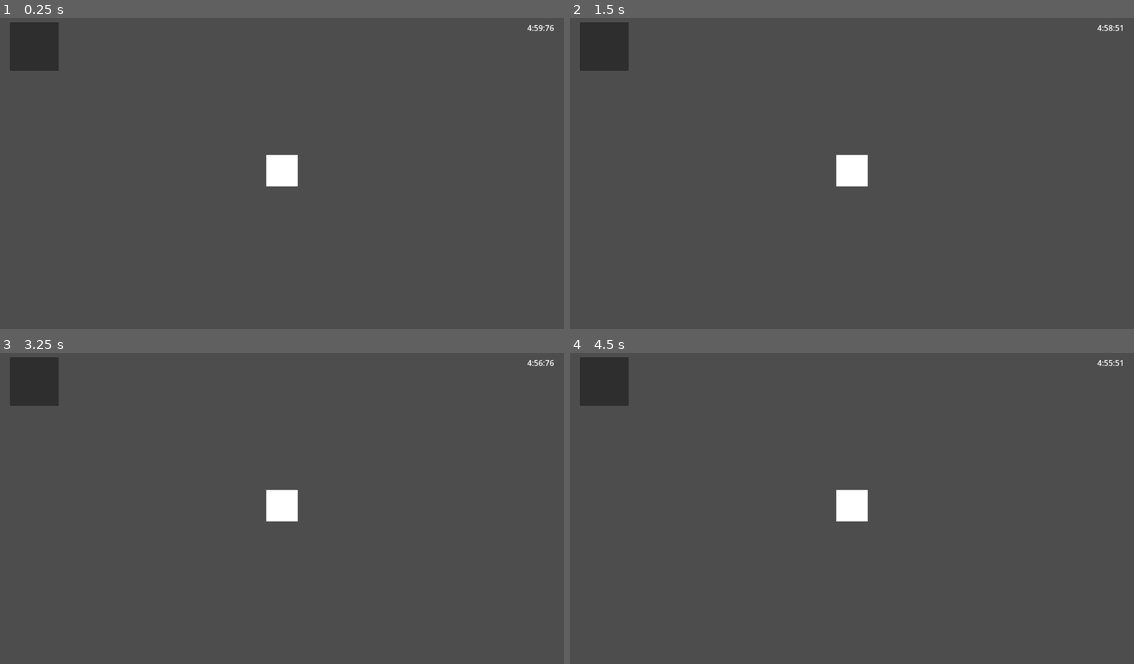
Above: before the commit, frames 1-4 (two rows, left to right).
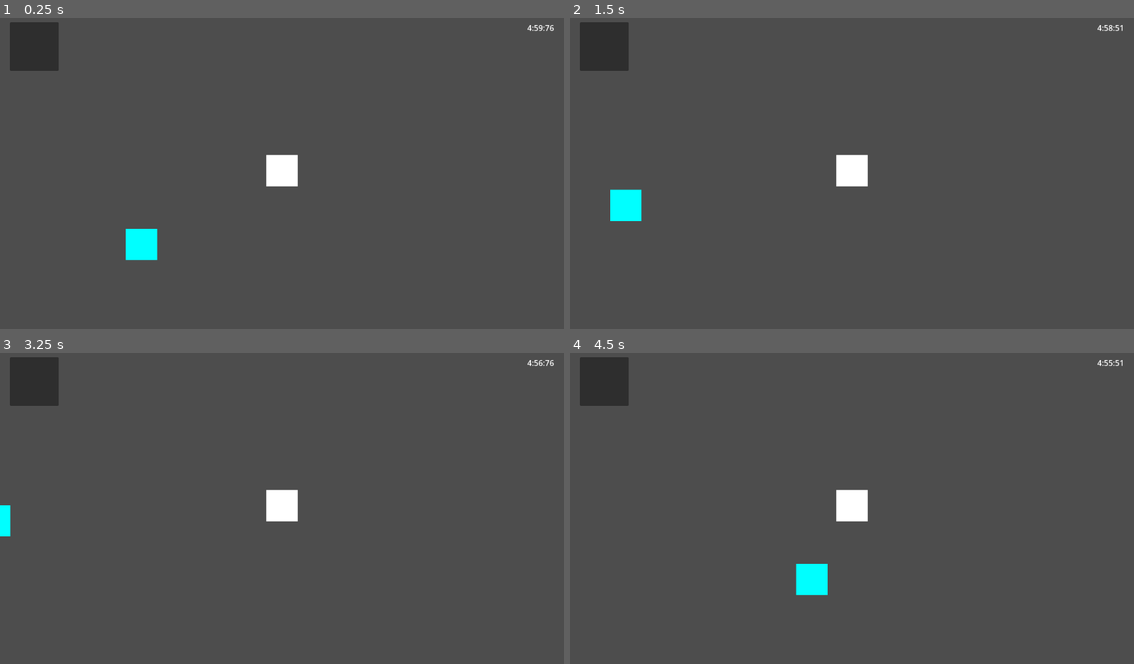
Above: after the commit, the same moments.

Repository: J-Abitria/2025-crimson-game-jam
Game: Godot game, scene res://PartyRoom.tscn
The game is run twice, just before and just after one commit, with the same random seed, the same clock (stepped at 60 frames per second) and the same inputs.
Inputs (mouse positions are in pixels of both pictures, inside the frame that each line leads up to):
- Up to frame 1 (0.25 s): no input
- Up to frame 2 (1.5 s): move the mouse to (976, 154) at 0.52 s; press the mouse at (976, 154) at 0.53 s; hold D (moveRight) 0.53-1.28 s; move the mouse to (739, 185) at 1.27 s; release the mouse at (739, 185) at 1.28 s; hold S (moveDown) from 1.28 s (still down); tap E (interact) at 1.35 s
- Up to frame 3 (3.25 s): move the mouse to (338, 436) at 2.02 s; release S (moveDown) at 2.03 s; press the mouse at (338, 436) at 2.03 s; hold D (moveRight) 2.03-2.78 s; move the mouse to (253, 567) at 2.77 s; release the mouse at (253, 567) at 2.78 s; hold W (moveUp) from 2.78 s (still down); tap E (interact) at 2.85 s
- Up to frame 4 (4.5 s): move the mouse to (1021, 552) at 3.52 s; release W (moveUp) at 3.53 s; press the mouse at (1021, 552) at 3.53 s; hold A (moveLeft) from 3.53 s (still down); move the mouse to (682, 458) at 4.27 s; release the mouse at (682, 458) at 4.28 s; tap E (interact) at 4.35 s

The runs differ from the first frame. In frame 1, 0.6% of the frame differs, in the area x 22-28%, y 67-79%; in frame 2, 0.6%; in frame 3, 0.2%; in frame 4, 0.6%.
Error before the commit: Trying to assign value of type 'Path2D' to a variable of type 'PathFollow2D'. (res://Scripts/NPC.gd:3)

Commit message:
Fixed inconsistencies between scene setup.

Diff:
--- a/2025-crimson-game-jam/PartyRoom.tscn
+++ b/2025-crimson-game-jam/PartyRoom.tscn
@@ -1,9 +1,10 @@
-[gd_scene load_steps=10 format=3 uid="uid://yoieidt4msl4"]
+[gd_scene load_steps=11 format=3 uid="uid://yoieidt4msl4"]
 
 [ext_resource type="Script" path="res://party_room.gd" id="1_8tyn0"]
 [ext_resource type="PackedScene" uid="uid://cwl3rthtndnms" path="res://Scenes/player.tscn" id="1_uxlj3"]
-[ext_resource type="PackedScene" uid="uid://b5hy3pdjq8uuy" path="res://Scenes/npc.tscn" id="2_hxfrn"]
+[ext_resource type="PackedScene" path="res://Scenes/npc.tscn" id="2_hxfrn"]
 [ext_resource type="Resource" uid="uid://d3jauypcolr11" path="res://Resources/NPCs/zelda.tres" id="4_8tyn0"]
+[ext_resource type="Resource" uid="uid://tp82od0e6m2k" path="res://Resources/Dialogue/zelda_dialogue.tres" id="5_2o3f8"]
 [ext_resource type="PackedScene" uid="uid://drk3ucs6rffsd" path="res://Scenes/UI/canvas_layer.tscn" id="5_8tyn0"]
 
 [sub_resource type="Gradient" id="Gradient_udgup"]
@@ -84,11 +85,10 @@
 position = Vector2(4, 2)
 rotates = false
 
-[node name="Npc" parent="Path2D/PathFollow2D" instance=ExtResource("2_hxfrn")]
-
 [node name="zelda" parent="Path2D/PathFollow2D" instance=ExtResource("2_hxfrn")]
 position = Vector2(-4, -2)
 npc_data = ExtResource("4_8tyn0")
+dialogue_system = ExtResource("5_2o3f8")
 
 [node name="CanvasLayer" parent="." instance=ExtResource("5_8tyn0")]
 visible = false
--- a/2025-crimson-game-jam/Scenes/NPC.tscn
+++ b/2025-crimson-game-jam/Scenes/NPC.tscn
@@ -1,14 +1,19 @@
-[gd_scene load_steps=5 format=3 uid="uid://b5hy3pdjq8uuy"]
+[gd_scene load_steps=6 format=3 uid="uid://b5hy3pdjq8uuy"]
 
 [ext_resource type="Script" uid="uid://dwbqxmhd5c6u" path="res://Scripts/NPC.gd" id="1_g6unj"]
-[ext_resource type="Resource" uid="uid://kt6jd8n1w1el" path="res://Resources/master_chief_dialogue.tres" id="2_h1ryf"]
 [ext_resource type="Script" uid="uid://on1ncpjvpnpi" path="res://Scripts/LineOfSight.gd" id="3_1ig1v"]
 
 [sub_resource type="RectangleShape2D" id="RectangleShape2D_udgup"]
 
+[sub_resource type="Gradient" id="Gradient_fo5tq"]
+offsets = PackedFloat32Array(1)
+colors = PackedColorArray(0, 1, 1, 1)
+
+[sub_resource type="GradientTexture2D" id="GradientTexture2D_xs5w8"]
+gradient = SubResource("Gradient_fo5tq")
+
 [node name="NPC" type="CharacterBody2D"]
 script = ExtResource("1_g6unj")
-dialogue = ExtResource("2_h1ryf")
 
 [node name="CollisionShape2D" type="CollisionShape2D" parent="."]
 scale = Vector2(3.25, 3.25)
@@ -20,3 +25,6 @@
 [node name="CollisionPolygon2D" type="CollisionPolygon2D" parent="LineOfSight"]
 position = Vector2(52, 0)
 polygon = PackedVector2Array(140, -136, 140, 139, 0, 2)
+
+[node name="Sprite2D" type="Sprite2D" parent="."]
+texture = SubResource("GradientTexture2D_xs5w8")
--- a/2025-crimson-game-jam/Scenes/npc.tscn
+++ b/2025-crimson-game-jam/Scenes/npc.tscn
@@ -1,14 +1,19 @@
-[gd_scene load_steps=5 format=3 uid="uid://b5hy3pdjq8uuy"]
+[gd_scene load_steps=6 format=3 uid="uid://b5hy3pdjq8uuy"]
 
 [ext_resource type="Script" uid="uid://dwbqxmhd5c6u" path="res://Scripts/NPC.gd" id="1_g6unj"]
-[ext_resource type="Resource" uid="uid://kt6jd8n1w1el" path="res://Resources/master_chief_dialogue.tres" id="2_h1ryf"]
 [ext_resource type="Script" uid="uid://on1ncpjvpnpi" path="res://Scripts/LineOfSight.gd" id="3_1ig1v"]
 
 [sub_resource type="RectangleShape2D" id="RectangleShape2D_udgup"]
 
+[sub_resource type="Gradient" id="Gradient_fo5tq"]
+offsets = PackedFloat32Array(1)
+colors = PackedColorArray(0, 1, 1, 1)
+
+[sub_resource type="GradientTexture2D" id="GradientTexture2D_xs5w8"]
+gradient = SubResource("Gradient_fo5tq")
+
 [node name="NPC" type="CharacterBody2D"]
 script = ExtResource("1_g6unj")
-dialogue = ExtResource("2_h1ryf")
 
 [node name="CollisionShape2D" type="CollisionShape2D" parent="."]
 scale = Vector2(3.25, 3.25)
@@ -20,3 +25,6 @@
 [node name="CollisionPolygon2D" type="CollisionPolygon2D" parent="LineOfSight"]
 position = Vector2(52, 0)
 polygon = PackedVector2Array(140, -136, 140, 139, 0, 2)
+
+[node name="Sprite2D" type="Sprite2D" parent="."]
+texture = SubResource("GradientTexture2D_xs5w8")
--- a/2025-crimson-game-jam/Scripts/NPC.gd
+++ b/2025-crimson-game-jam/Scripts/NPC.gd
@@ -1,6 +1,6 @@
 class_name NPC extends CharacterBody2D
 
-@onready var pathData: PathFollow2D = get_node("../..")
+@onready var pathData: PathFollow2D = get_node("..")
 @onready var spriteData: Sprite2D = get_node("Sprite2D")
 enum NPC_MOOD {
 	HAPPY,
